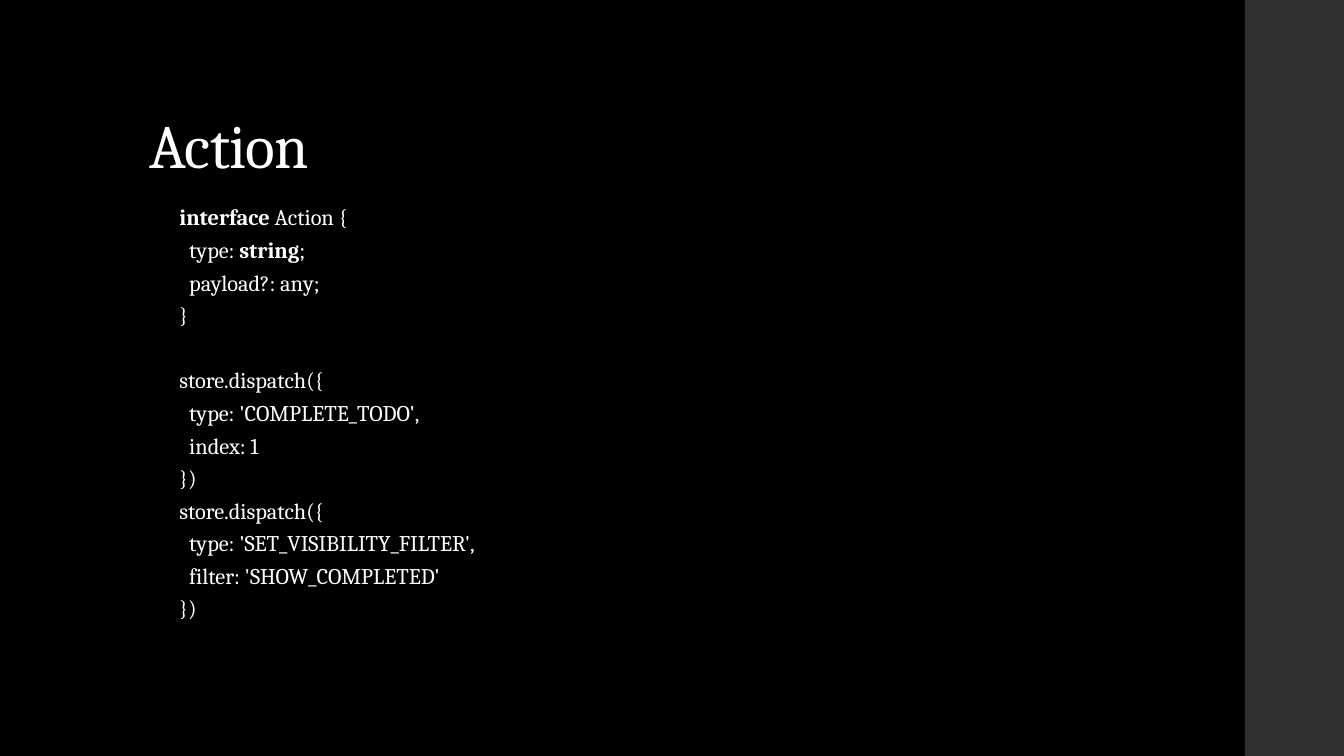
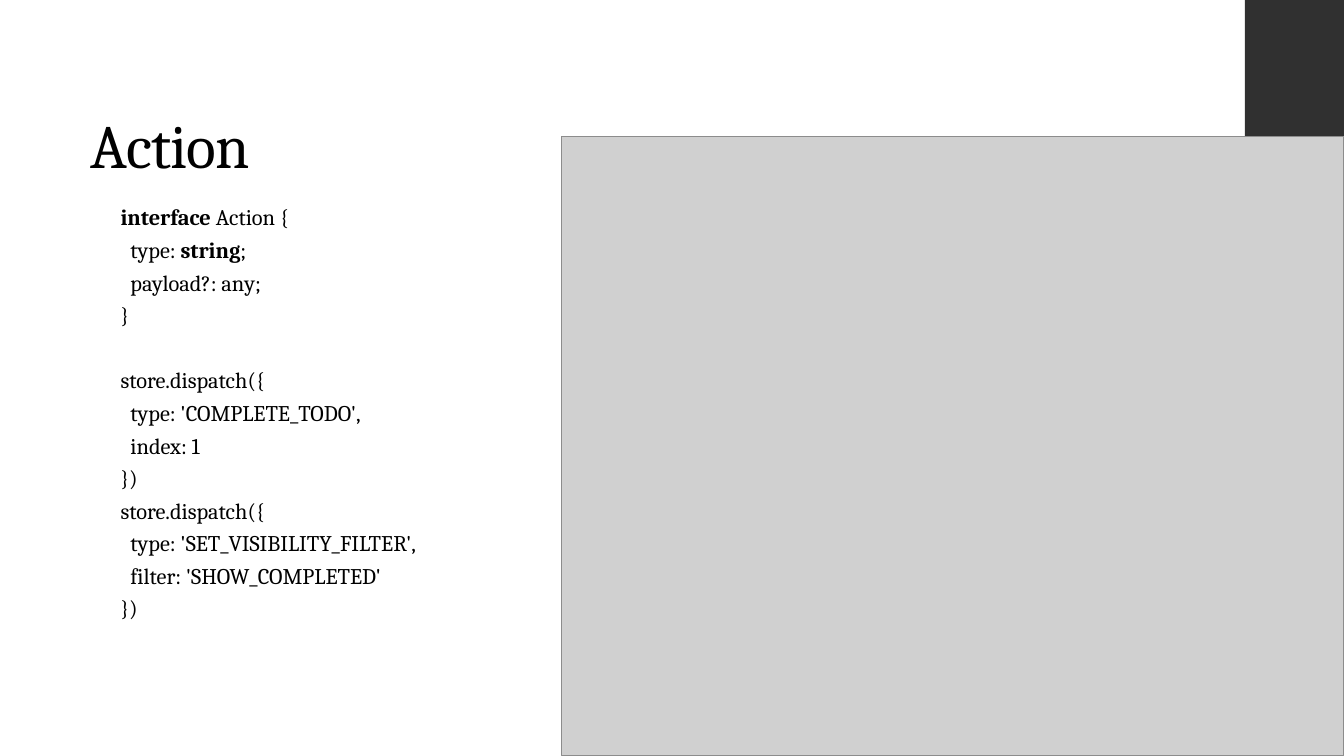
Before and after one commit to arunicus/tic-tac-toe, a slide deck: slide 4 of Redux.pptx (slide 9 before the commit). Drawn at 1344x756 pixels with LibreOffice and Linux fonts; fonts in the diff are those of the drawing; grey boxes stand for pictures. Boxes give left, top, right and bottom in pixels: in the first picture for what was removed or moved away, otherwise in the second. Text is boxed around its words. In the diff, an @@ line names an element or a change of style, - is before the commit and + after.

```diff
--- a/Redux.pptx
+++ b/Redux.pptx
@@ background #000000 to #FFFFFF @@
@@ title "Action": place and size @@
-title "Action" at (149,127,309,169)
+title "Action" at (90,127,250,169)
@@ title "Action" at (90,127,250,169): text colour #FFFFFF to #000000 @@
@@ picture added at (562,136,1344,756) @@
@@ text "interface Action {" at (121,209,416,587): text colour #FFFFFF to #000000 @@
@@ text "interface Action {": place and size @@
-text "interface Action {" at (179,209,475,587)
+text "interface Action {" at (121,209,416,587)
```
Also in this commit, not shown: 10 other slides changed, 5 slides removed, 9 other files.
